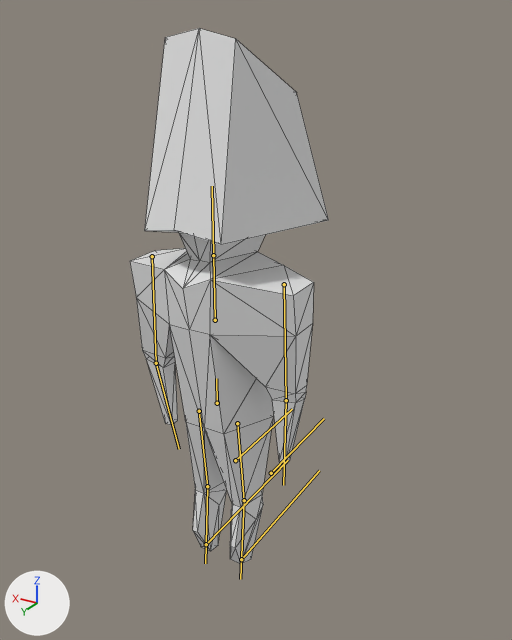
The glTF model assets/characters/guy.glb as it was, and as the next commit left it.
Before and after are seen from a 50 mm lens placed at (-3.39, 4.93, 5.28), pointed at (-0.11, -0.54, 2.54). The axes (+X, +Y, +Z) are drawn at lower left. The lights are the same throughout. The bones that bend it are drawn over the model as lines. Mesh edges are drawn as thin lines.
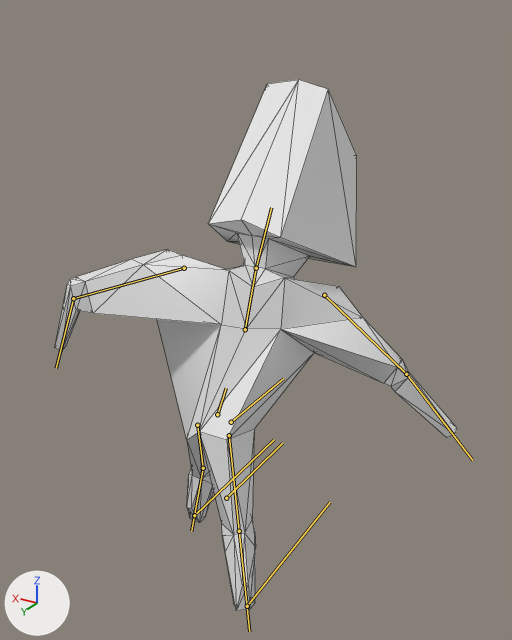
The newer file adds an action. The first version stands in its rest pose; the second is drawn at frame 8 of the action 'dance-loop'.

What differs and where, as boxes (x1, y1, x2, y2) in the pictures (512 x 640 px):
'Cube', posed (102% wider)
    before: (130, 28, 329, 564)
    after: (55, 80, 457, 611)
bone 'Torso', root to tip
    before: (217, 403) to (216, 378)
    after: (217, 414) to (226, 388)
bone 'Chest', root to tip
    before: (215, 320) to (213, 255)
    after: (245, 329) to (256, 268)
bone 'Head', root to tip
    before: (213, 255) to (212, 186)
    after: (256, 268) to (271, 207)
bone 'UpperArm_Left', root to tip
    before: (152, 256) to (156, 363)
    after: (184, 268) to (73, 298)
bone 'LowerArm_Left', root to tip
    before: (156, 363) to (179, 449)
    after: (73, 298) to (56, 368)
bone 'UpperArm_Right', root to tip
    before: (284, 284) to (286, 400)
    after: (324, 295) to (406, 374)
bone 'LowerArm_Right', root to tip
    before: (286, 400) to (283, 485)
    after: (406, 374) to (472, 460)
bone 'UpperLeg_Right', root to tip
    before: (237, 423) to (244, 500)
    after: (229, 435) to (239, 531)
bone 'UpperLeg_Left', root to tip
    before: (199, 411) to (207, 486)
    after: (197, 425) to (203, 468)
bone 'LowerLeg_Left', root to tip
    before: (207, 486) to (205, 563)
    after: (203, 468) to (191, 531)

The edits, one by one:
Bone 'Torso' (bone_torso) moves from (0.0, 0.0, 0.0) to (0.0, -0.127, 0.0).
Bone 'Torso' (bone_torso) turns from (0, 0, 0) to (37, -13, -9) degrees about its own x, y and z.
Bone 'Chest' (bone_chest) turns from (0, 0, 0) to (-21, 43, -10) degrees about its own x, y and z.
Bone 'Head' (bone_head) turns from (0, 0, 0) to (6, -27, 1) degrees about its own x, y and z.
Bone 'UpperArm_Left' (bone_upperarm_left) turns from (0, 0, 0) to (-29, -15, 70) degrees about its own x, y and z.
Bone 'LowerArm_Left' (bone_lowerarm_left) turns from (0, 0, 0) to (38, 24, -47) degrees about its own x, y and z.
Bone 'UpperArm_Right' (bone_upperarm_right) turns from (0, 0, 0) to (-24, -73, -32) degrees about its own x, y and z.
Bone 'LowerArm_Right' (bone_lowerarm_right) turns from (0, 0, 0) to (1, 25, -15) degrees about its own x, y and z.
Bone 'UpperLeg_Right' (bone_upperleg_right) turns from (0, 0, 0) to (-14, -46, 31) degrees about its own x, y and z.
Bone 'UpperLeg_Left' (bone_upperleg_left) turns from (0, 0, 0) to (-53, -8, 38) degrees about its own x, y and z.
Bone 'LowerLeg_Left' (bone_lowerleg_left) turns from (0, 0, 0) to (8, 1, -11) degrees about its own x, y and z.
